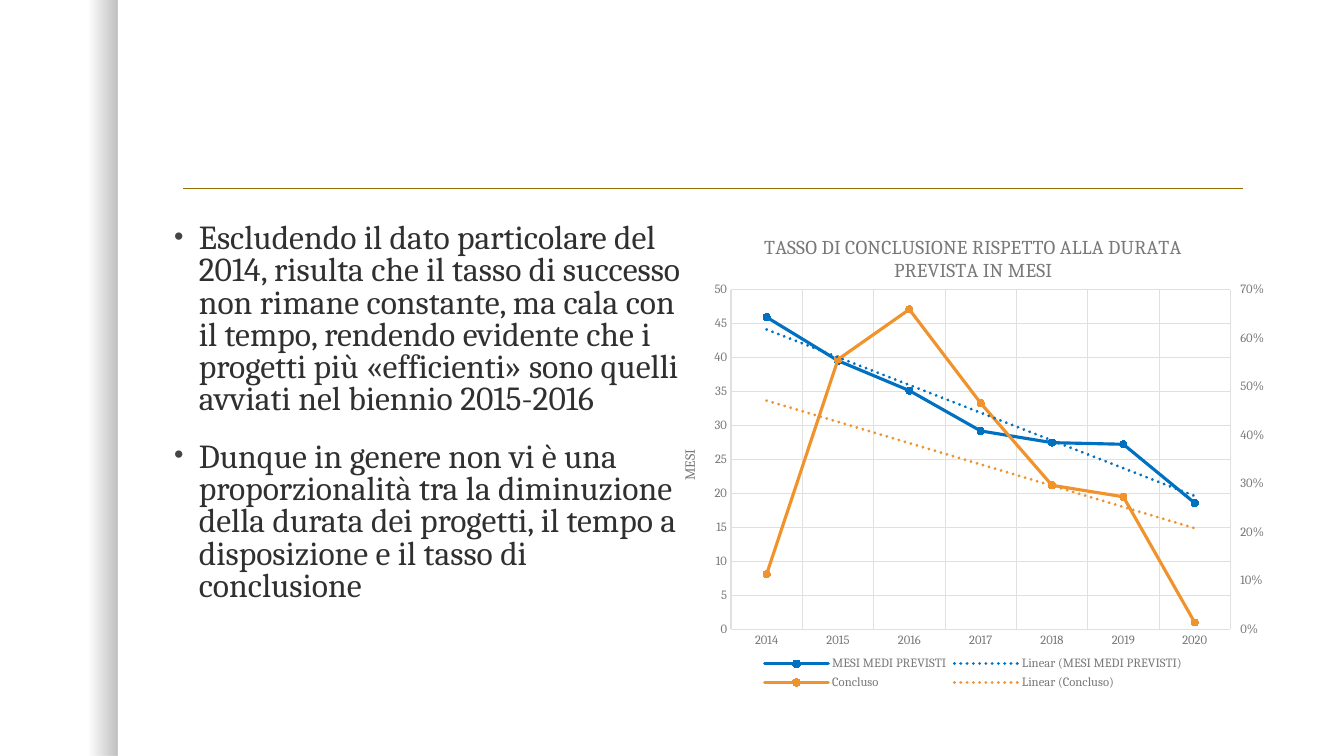
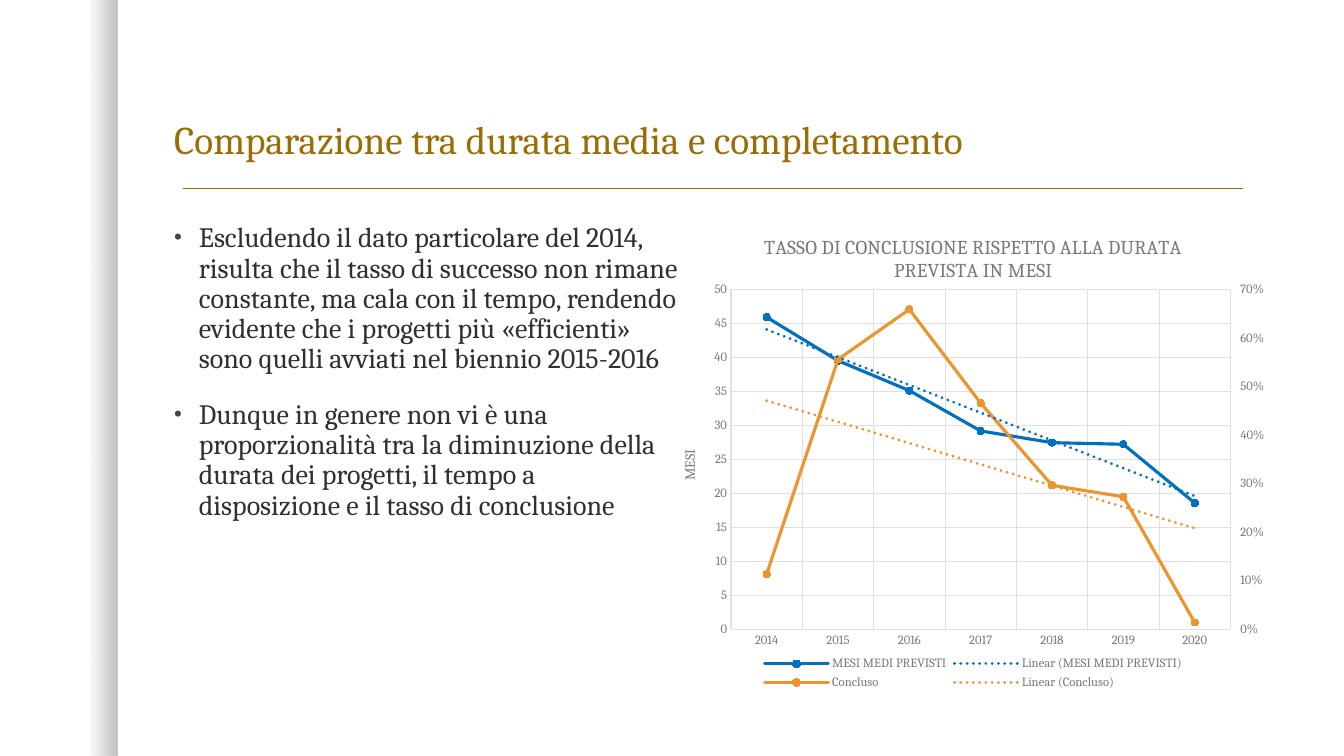
Before and after one commit to AdolfoCA/OI-Project, a slide deck: slide 15 of REPORT.pptx. Drawn at 1344x756 pixels with LibreOffice and Linux fonts; fonts in the diff are those of the drawing; background and template pictures are left out. Boxes give left, top, right and bottom in pixels: in the first picture for what was removed or moved away, otherwise in the second. Text is boxed around its words. In the diff, an @@ line names an element or a change of style, - is before the commit and + after.

```diff
--- a/REPORT.pptx
+++ b/REPORT.pptx
@@ title added at (174,126,963,163), 28 pt, text #986F07 @@
+Comparazione tra durata media e completamento
@@ text "Escludendo il dato particolare del ..." at (199,227,678,521): size 24 to 20 pt; line spacing 0.8 to 0.9 @@
```
Also in this commit, not shown: 6 other slides changed.
